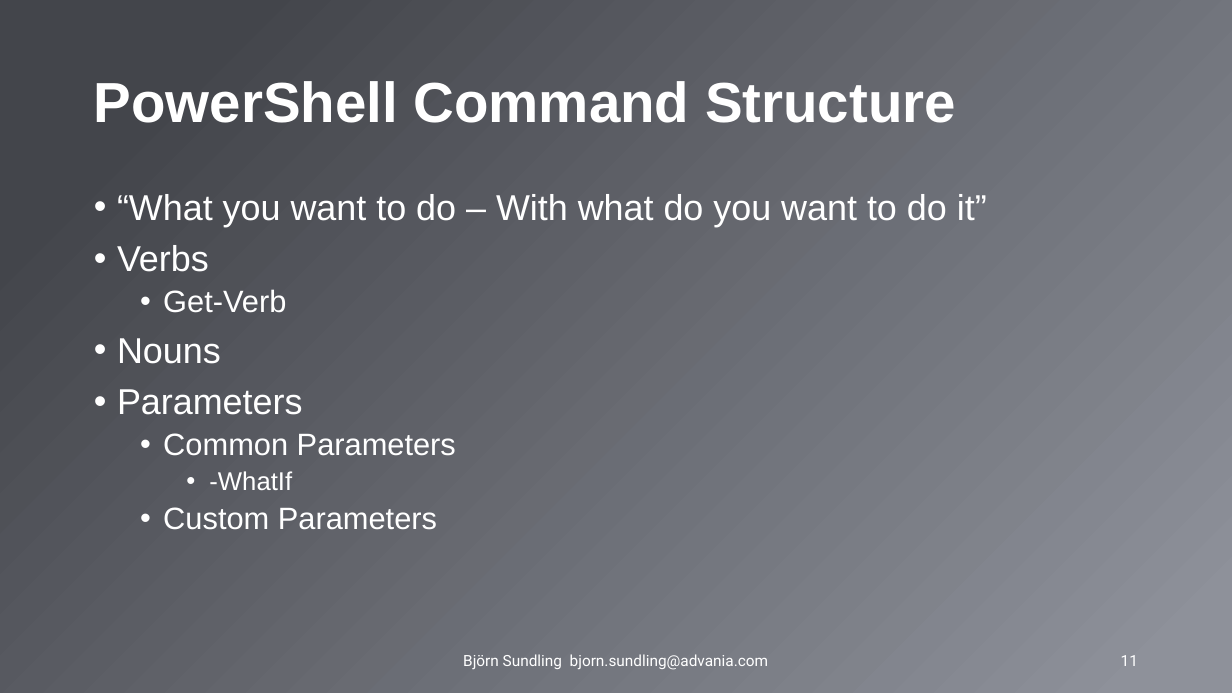
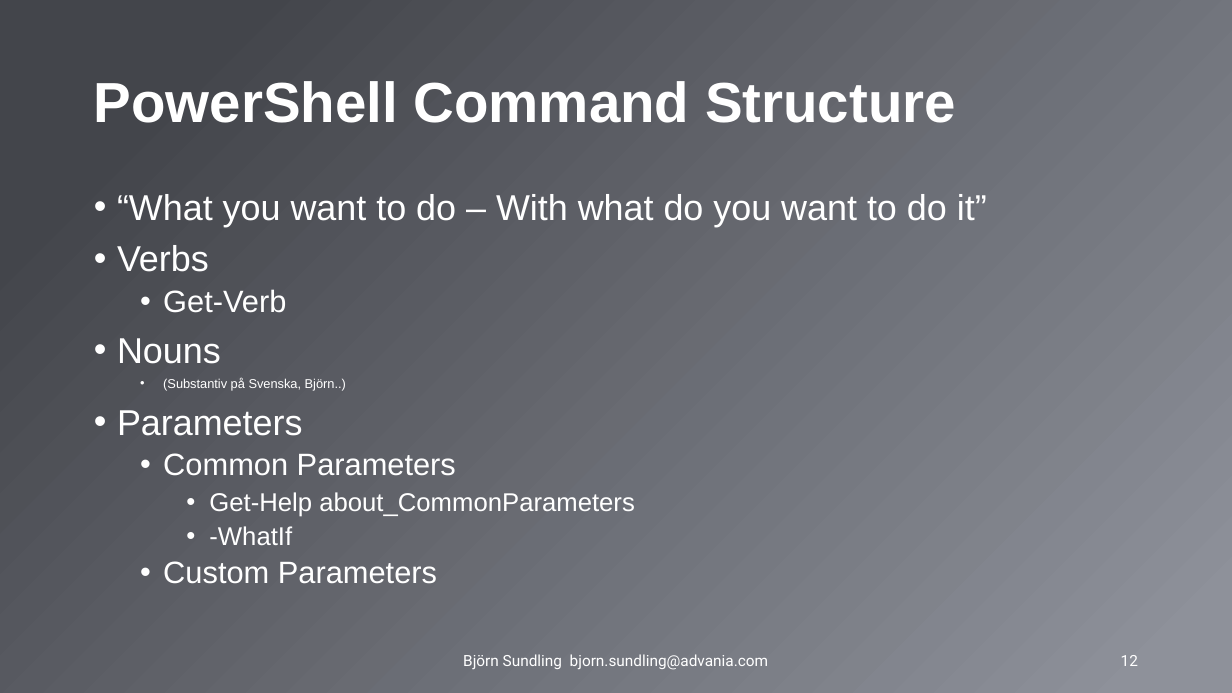
Before and after one commit to AdvaniaSE/PowerShellFundamentals, a slide deck: slide 12 of PowerShell Fundamentals.pptx (slide 11 before the commit). Drawn at 1232x693 pixels with LibreOffice and Linux fonts; fonts in the diff are those of the drawing; background and template pictures are left out. Boxes give left, top, right and bottom in pixels: in the first picture for what was removed or moved away, otherwise in the second. Text is boxed around its words. In the diff, an @@ line names an element or a change of style, - is before the commit and + after.

```diff
--- a/PowerShell Fundamentals.pptx
+++ b/PowerShell Fundamentals.pptx
@@ text at <box>163,378,346,391</box>: paragraph added @@
+  • (Substantiv på Svenska, Björn..)
@@ text at <box>209,492,635,517</box>: paragraph added @@
+    • Get-Help about_CommonParameters
@@ page number at <box>1121,655,1138,666</box>: text changed @@
-11
+12
```
Also in this commit, not shown: 4 other slides changed, 4 slides added.
